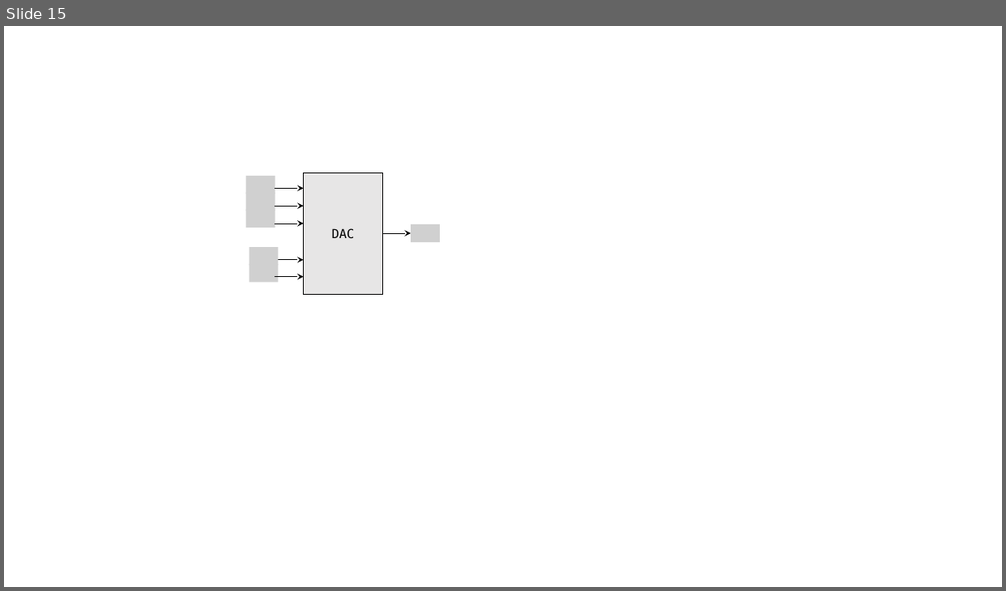
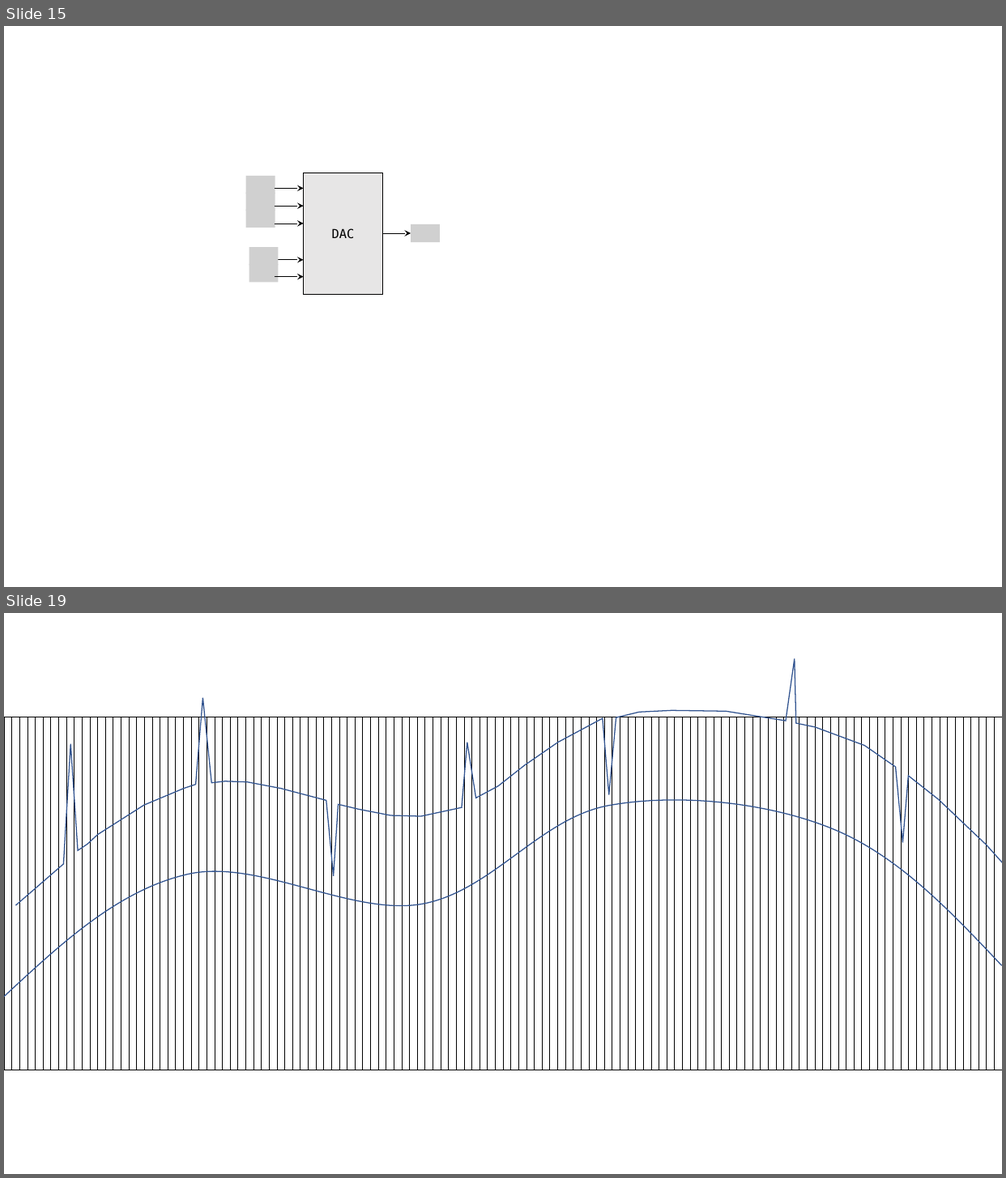
Before and after one commit to zyldgd/document, a slide deck: src/ppt/标图.pptx. Shown one above the other, each under a label of ours: slide 15 before the commit, slides 15 and 19 after it; the slides between them are not shown. The pictures are 1006x591 and 1006x1178 pixels, drawn with LibreOffice and Linux fonts; fonts in the diff are those of the drawing; grey boxes stand for pictures. Boxes give left, top, right and bottom in pixels: in the first picture for what was removed or moved away, otherwise in the second. Text is boxed around its words. In the diff, an @@ line names an element or a change of style, - is before the commit and + after.

```diff
--- a/src/ppt/标图.pptx
+++ b/src/ppt/标图.pptx
@@ slide 19 added at [4, 613, 1002, 1174], background #FFFFFF @@
@@ freeform shape added at [16, 658, 1002, 905], outline #325491 1 pt @@
@@ group added at [4, 717, 1002, 1071]: 128 rectangles @@
@@ freeform shape added at [4, 800, 1002, 997], outline #325491 1 pt @@
```
Also in this commit, not shown: 4 other slides added, 2 other files.
